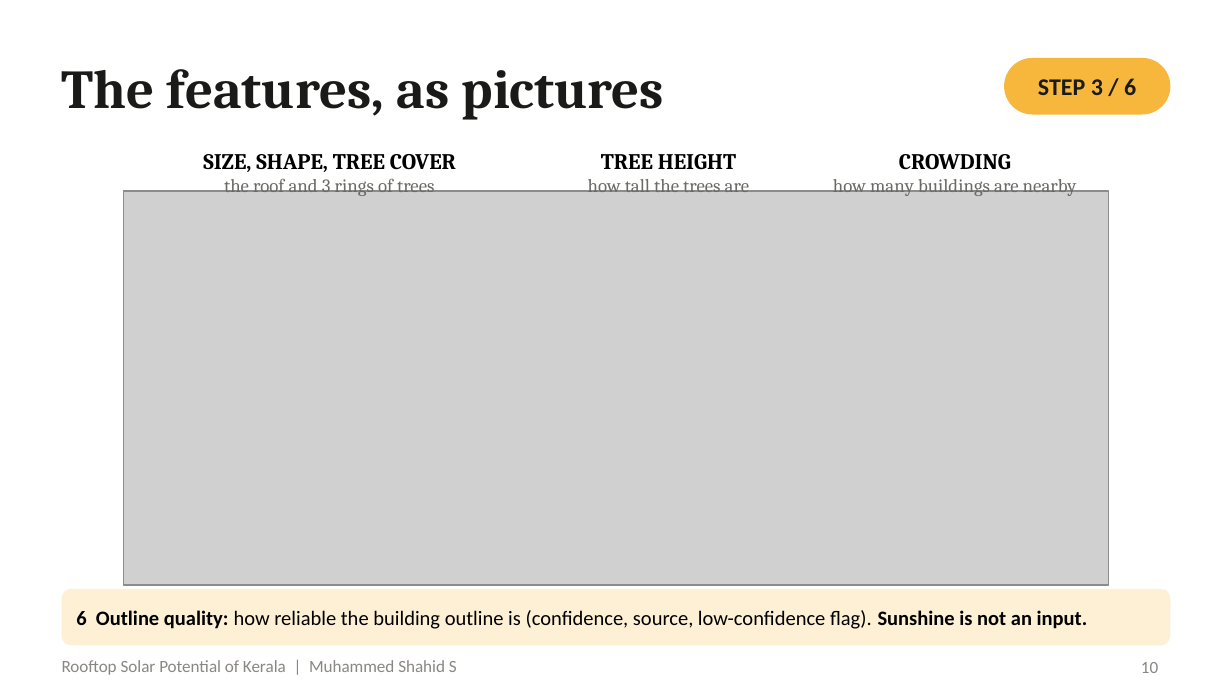
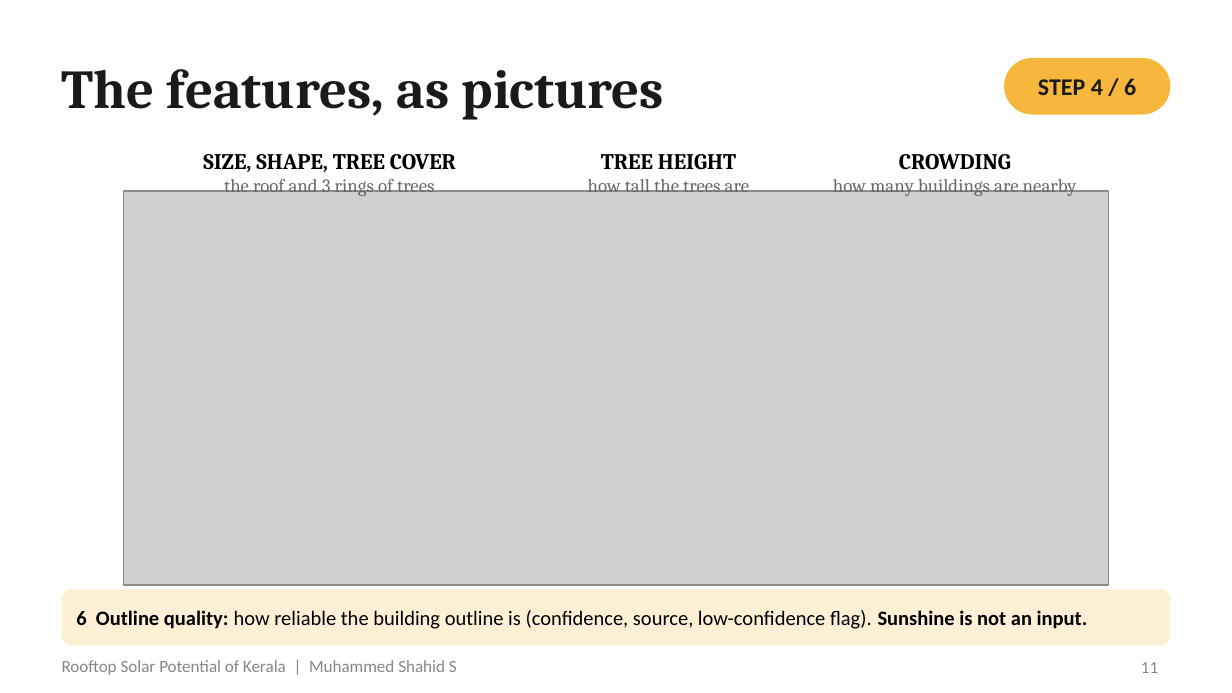
Before and after one commit to muhammedshahidsds25-collab/kerala-rooftop-solar, a slide deck: slide 11 of presentation/Rooftop_Solar_Kerala_Final_v3.pptx (slide 10 before the commit). Drawn at 1232x693 pixels with LibreOffice and Linux fonts; fonts in the diff are those of the drawing; grey boxes stand for pictures. Boxes give left, top, right and bottom in pixels: in the first picture for what was removed or moved away, otherwise in the second. Text is boxed around its words. In the diff, an @@ line names an element or a change of style, - is before the commit and + after.

```diff
--- a/presentation/Rooftop_Solar_Kerala_Final_v3.pptx
+++ b/presentation/Rooftop_Solar_Kerala_Final_v3.pptx
@@ text at [1038, 78, 1136, 95]: text changed @@
-STEP 3 / 6
+STEP 4 / 6
@@ page number at [1141, 662, 1158, 673]: text changed @@
-10
+11
```
Also in this commit, not shown: 4 other slides changed, 1 other file.
